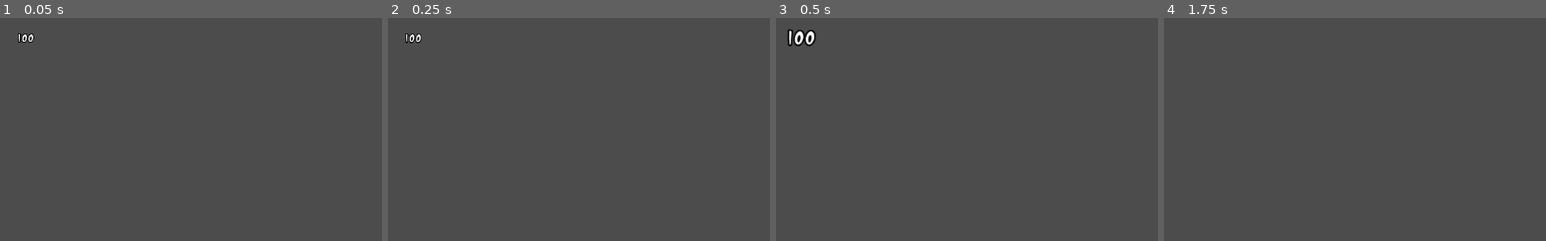
Above: before the commit, frames 1-4 (left to right).
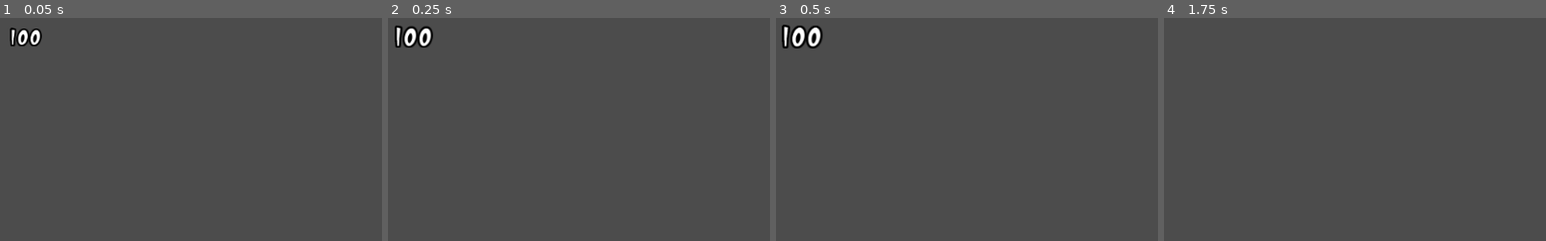
Above: after the commit, the same moments.

Repository: lethiandev/piper-the-cat
Game: Godot game, scene res://effects/score_label/score_label.tscn
Same seed, same stepped clock (60 frames per second), same inputs: the game is played once before the commit and once after it. This scene is started directly instead of the project's main scene.
Inputs (mouse positions are % of the whole screen's width and height, from its top left):
- Up to frame 1 (0.05 s): no input
- Up to frame 2 (0.25 s): no input
- Up to frame 3 (0.5 s): no input
- Up to frame 4 (1.75 s): tap Enter (ui_accept) at 0.5, 0.77, 1.52 s; move the mouse to (72, 45) at 0.52 s; hold D (move_right) 0.53-1.28 s; click (72, 45) at 0.67 s; move the mouse to (30, 55) at 1.27 s; hold S (move_backward) from 1.28 s (still down)
The pictures show only the part of the screen within x 0-50%, y 0-50%; the shares and areas given below are measured in that part.

The runs differ from the first frame. In frame 1, 0.5% of the frame differs, in the area x 2-11%, y 4-13%; in frame 2, 0.8%; in frame 3, 0.8%, in the area x 1-13%, y 2-14%; in frame 4, nothing differs.
Error in both runs: Attempt to call function 'unproject_position' in base 'null instance' on a null instance. (res://effects/score_label/score_label.gd:32)

Commit message:
Fix score label tween animation

Diff:
--- a/src/effects/score_label/score_label.gd
+++ b/src/effects/score_label/score_label.gd
@@ -13,7 +13,7 @@
 	var scale_from = rect_scale * 0.4
 	var scale_to = rect_scale
 	$Tween.interpolate_property(self, NodePath("rect_scale"),
-		scale_from, scale_to, 1.0, Tween.TRANS_EXPO, Tween.EASE_IN_OUT)
+		scale_from, scale_to, 1.0, Tween.TRANS_ELASTIC, Tween.EASE_OUT)
 	$Tween.connect("tween_all_completed", self, "queue_free")
 	$Tween.start()
 
